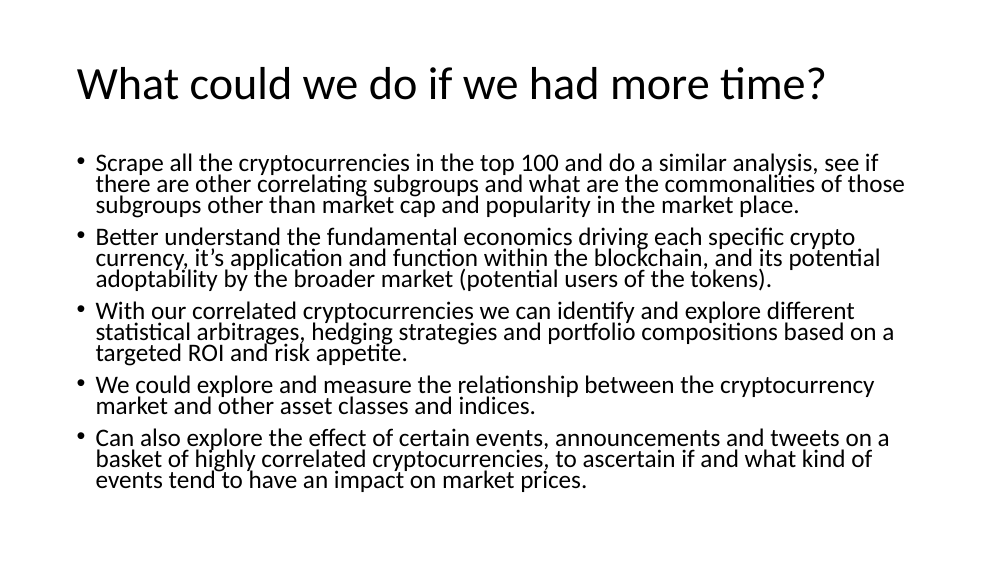
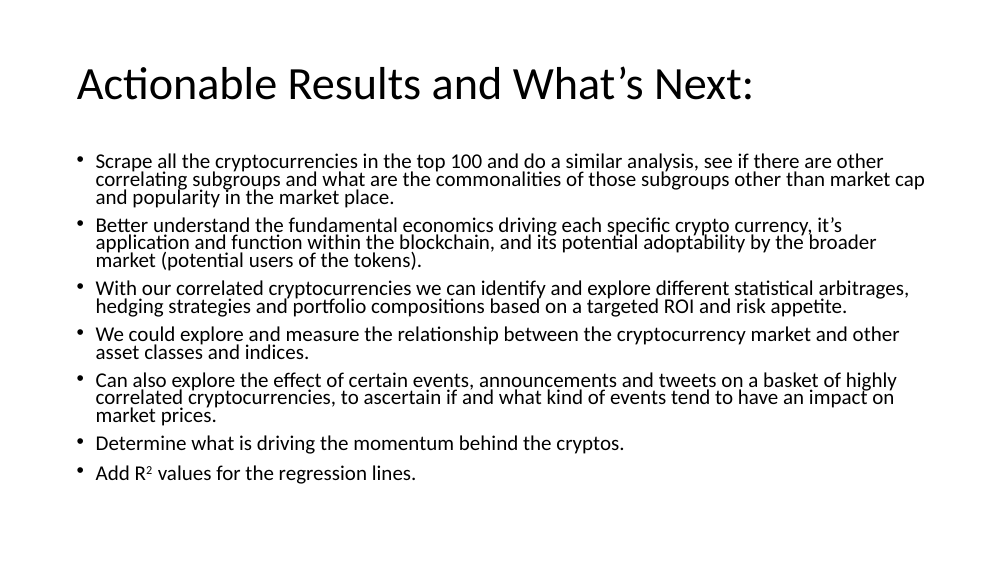
Before and after one commit to kevzha/CryptoAnalysis, a slide deck: slide 11 of Crypto Presentation .ppt. Drawn at 1008x567 pixels with LibreOffice and Linux fonts; fonts in the diff are those of the drawing. Boxes give left, top, right and bottom in pixels: in the first picture for what was removed or moved away, otherwise in the second. Text is boxed around its words. In the diff, an @@ line names an element or a change of style, - is before the commit and + after.

```diff
--- a/Crypto Presentation .ppt
+++ b/Crypto Presentation .ppt
@@ title at <box>77,66,754,100</box>: text changed @@
-What could we do if we had more time?
+Actionable Results and What’s Next:
@@ text at <box>96,153,925,426</box>: size 24 to 20 pt @@
@@ text at <box>96,435,624,484</box>: paragraphs added @@
+• Determine what is driving the momentum behind the cryptos.
+• Add R2 values for the regression lines.
```
Also in this commit, not shown: 3 other slides changed, 1 slide added, 1 slide removed, 5 other files.
